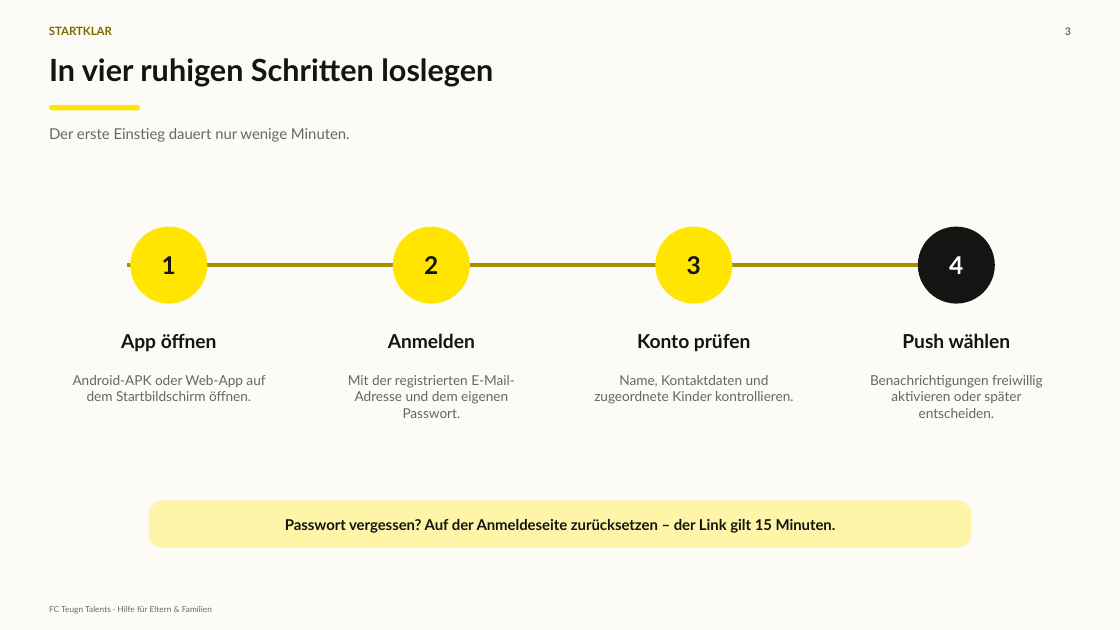
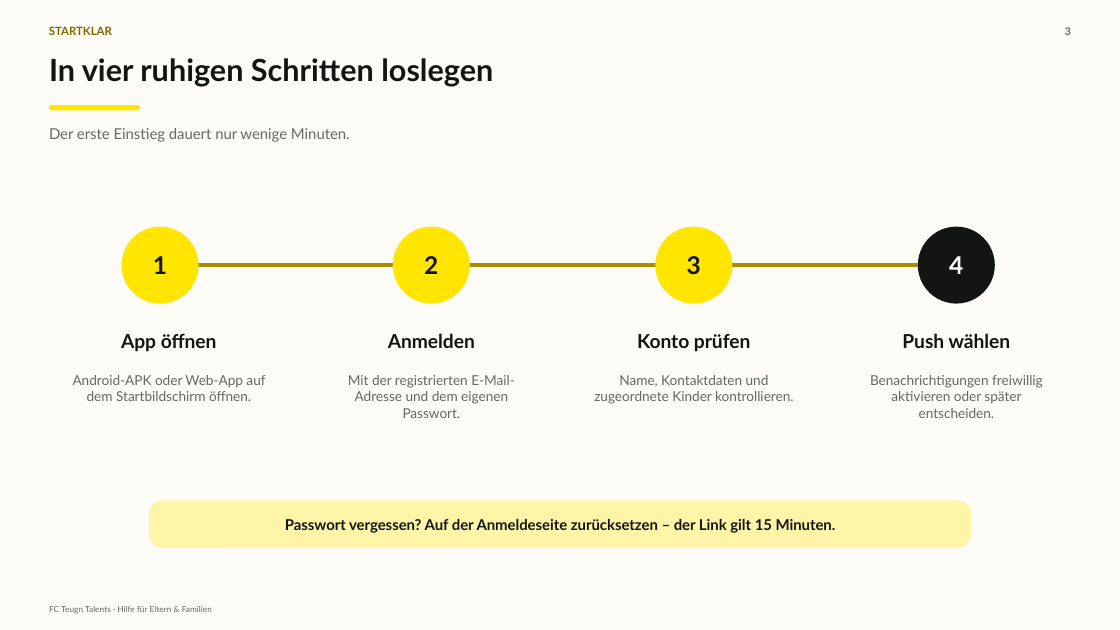
Before and after one commit to tbauer-oss/FC-Teugn, a slide deck: slide 3 of Schulungsunterlagen/Eltern-Hilfe/FC-Teugn-Talents_Eltern-Hilfe.pptx. Drawn at 1120x630 pixels with LibreOffice and Linux fonts; fonts in the diff are those of the drawing. Boxes give left, top, right and bottom in pixels: in the first picture for what was removed or moved away, otherwise in the second. Text is boxed around its words. In the diff, an @@ line names an element or a change of style, - is before the commit and + after.

```diff
--- a/Schulungsunterlagen/Eltern-Hilfe/FC-Teugn-Talents_Eltern-Hilfe.pptx
+++ b/Schulungsunterlagen/Eltern-Hilfe/FC-Teugn-Talents_Eltern-Hilfe.pptx
@@ text "1" moved from (x1=162, y1=256, x2=176, y2=274) to (x1=153, y1=256, x2=167, y2=274) @@
@@ ellipse moved from (x1=130, y1=227, x2=208, y2=304) to (x1=122, y1=227, x2=199, y2=304) @@
```
Also in this commit, not shown: 6 other slides changed, 21 other files.
